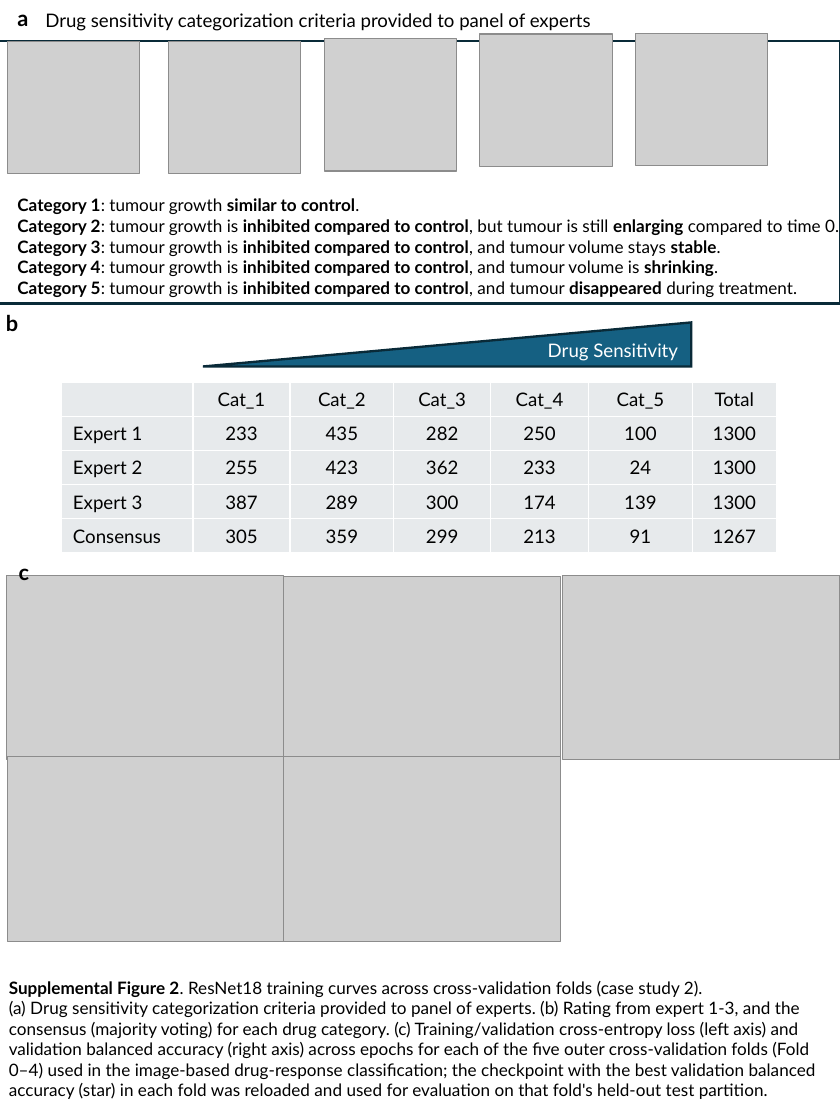
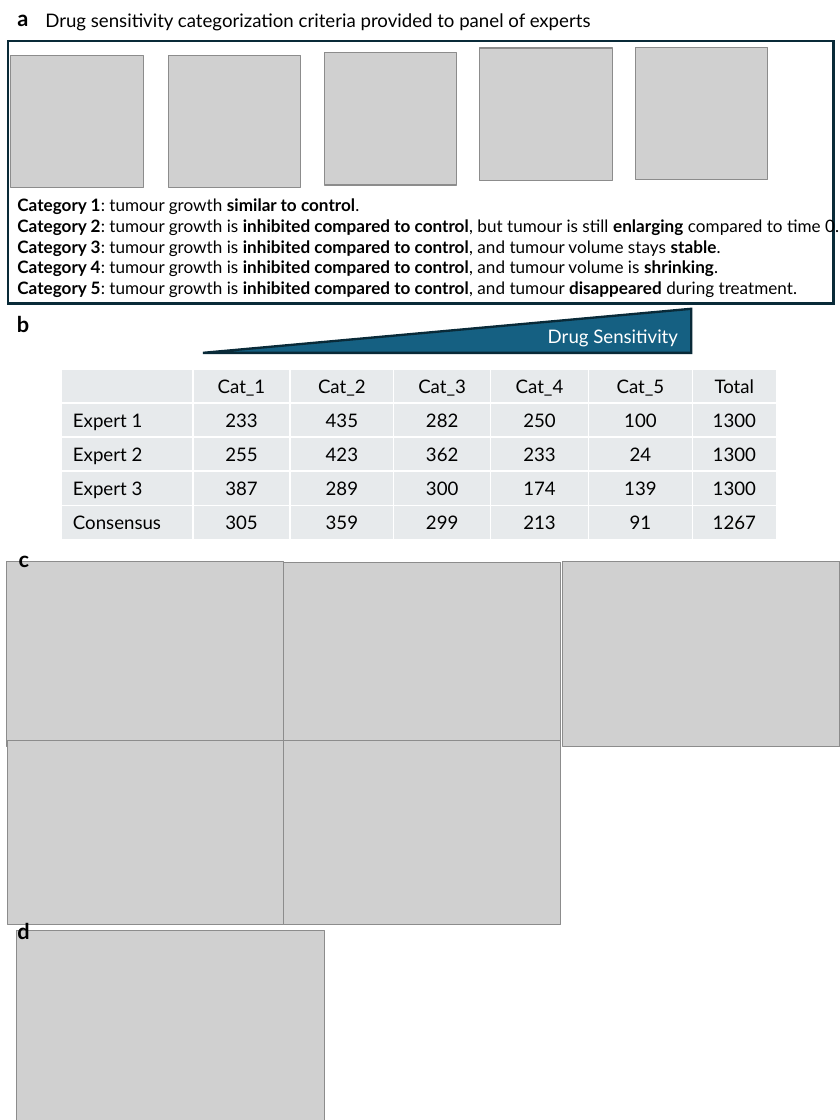
Before and after one commit to guanqiaofeng/XevaDB_case_study, a slide deck: slide 3 of figures/Supplemental_Figures/Supp_Figures.pptx. Drawn at 840x1120 pixels with LibreOffice and Linux fonts; fonts in the diff are those of the drawing; grey boxes stand for pictures. Boxes give left, top, right and bottom in pixels: in the first picture for what was removed or moved away, otherwise in the second. Text is boxed around its words. In the diff, an @@ line names an element or a change of style, - is before the commit and + after.

Commit message:
update figures

```diff
--- a/figures/Supplemental_Figures/Supp_Figures.pptx
+++ b/figures/Supplemental_Figures/Supp_Figures.pptx
@@ rectangle: place and size @@
-rectangle at (0,41,840,304)
+rectangle at (8,41,833,304)
@@ picture: place and size @@
-picture at (8,41,140,174)
+picture at (11,55,143,187)
@@ 4 pictures: place and size @@
-4 pictures at (169,34,767,174)
+4 pictures at (169,47,767,187)
@@ text "b": place and size @@
-text "b" at (6,314,18,331)
+text "b" at (17,315,29,332)
@@ 5 pictures, 2 texts, 1 table, 1 right triangle: place and size @@
-5 pictures, 2 texts, 1 table, 1 right triangle at (7,323,840,942)
+5 pictures, 2 texts, 1 table, 1 right triangle at (7,309,840,925)
@@ text added at (17,923,29,939), 14 pt, text #000000, bold @@
+d
@@ picture added at (17,931,325,1120) @@
@@ text removed at (9,981,816,1099) @@
-Supplemental Figure 2. ResNet18 training curves across cross-validation folds (case study 2).
-(a) Drug sensitivity categorization criteria provided to panel of experts. (b) Rating from expert 1-3, and the consensus (majority voting) for each drug category. (c) Training/validation cross-entropy loss (left axis) and validation balanced accuracy (right axis) across epochs for each of the five outer cross-validation folds (Fold 0–4) used in the image-based drug-response classification; the checkpoint with the best validation balanced accuracy (star) in each fold was reloaded and used for evaluation on that fold's held-out test partition.
```
Also in this commit, not shown: 1 slide added, 5 other files.
